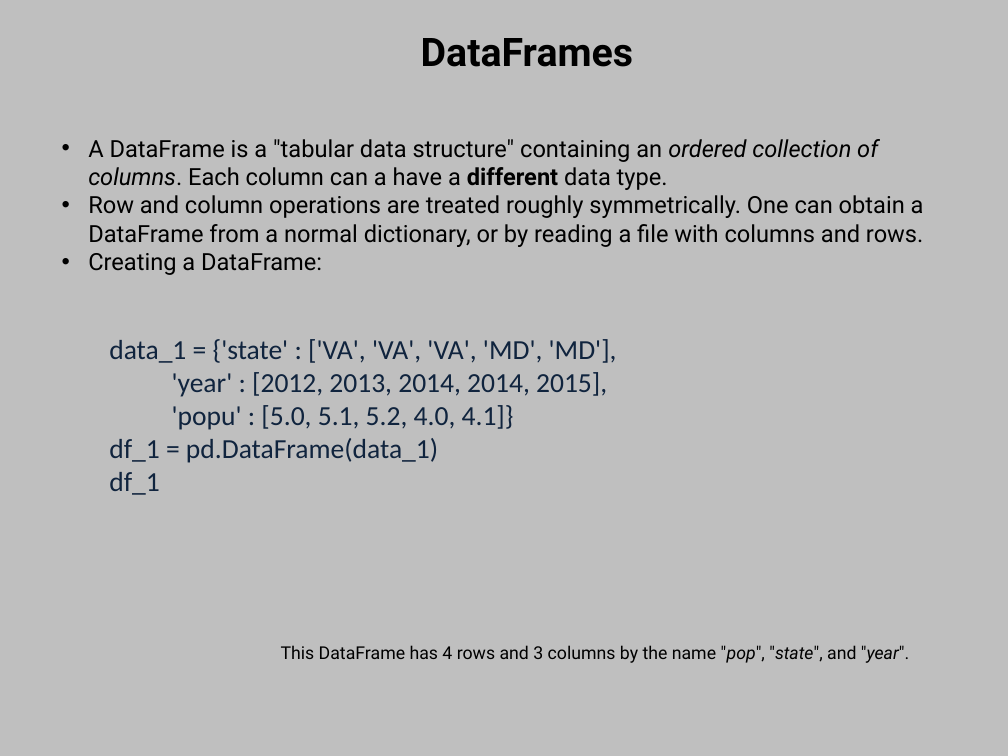
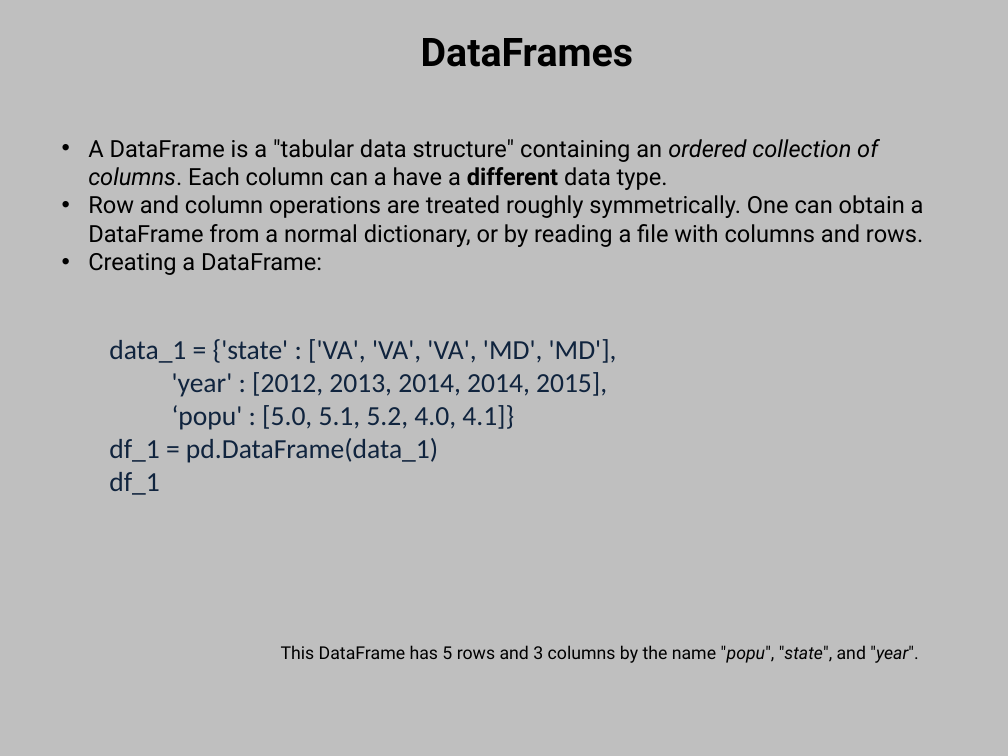
Before and after one commit to elcarrillo/computational_bootcamp_material, a slide deck: slide 13 of day 5-6-python packages/data_manipulation_python.pptx. Drawn at 1008x756 pixels with LibreOffice and Linux fonts; fonts in the diff are those of the drawing. Boxes give left, top, right and bottom in pixels: in the first picture for what was removed or moved away, otherwise in the second. Text is boxed around its words. In the diff, an @@ line names an element or a change of style, - is before the commit and + after.

```diff
--- a/day 5-6-python packages/data_manipulation_python.pptx
+++ b/day 5-6-python packages/data_manipulation_python.pptx
@@ text at (172, 405, 514, 430): text changed @@
-'popu' : [5.0, 5.1, 5.2, 4.0, 4.1]}
+‘popu' : [5.0, 5.1, 5.2, 4.0, 4.1]}
@@ text at (281, 645, 918, 663): text changed @@
-This DataFrame has 4 rows and 3 columns by the name "pop", "state", and "year".
+This DataFrame has 5 rows and 3 columns by the name "popu", "state", and "year".
```
Also in this commit, not shown: 7 other files.
